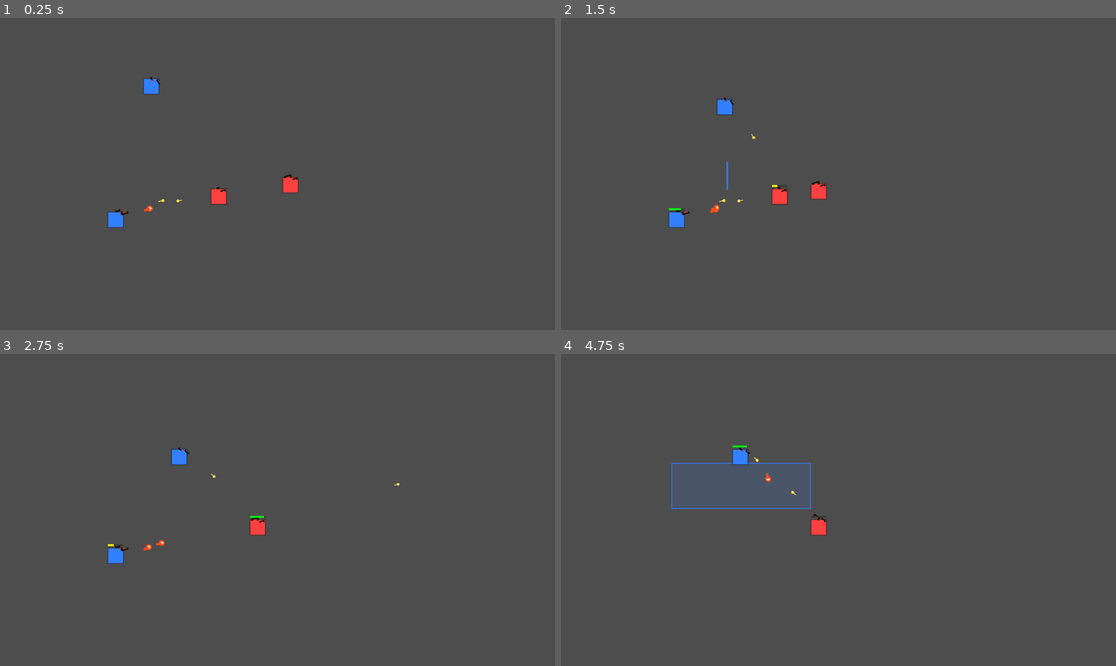
Above: before the commit, frames 1-4 (two rows, left to right).
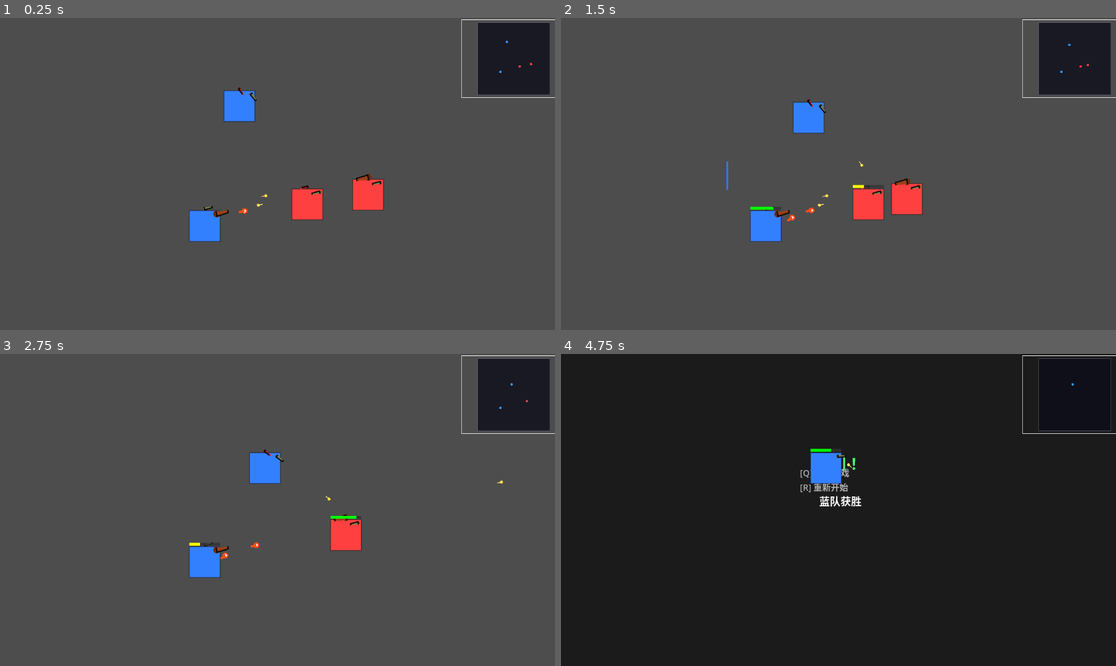
Above: after the commit, the same moments.

Repository: ZhanXuzhao/SpaceRTS
Game: Godot game, scene res://scenes/main.tscn
The game is run twice, just before and just after one commit, with the same random seed, the same clock (stepped at 60 frames per second) and the same inputs.
Inputs (mouse positions are in pixels of both pictures, inside the frame that each line leads up to):
- Up to frame 1 (0.25 s): no input
- Up to frame 2 (1.5 s): tap Enter at 0.5 s; move the mouse to (960, 158) at 0.52 s; tap R at 0.6 s; click (960, 158) at 0.67 s; drag from (727, 189) to (727, 108) at 1.27 s
- Up to frame 3 (2.75 s): move the mouse to (333, 441) at 2.02 s; hold Shift from 2.03 s (still down); click (333, 441) at 2.17 s
- Up to frame 4 (4.75 s): release Shift at 2.75 s; drag from (810, 572) to (677, 556) at 2.77 s; move the mouse to (1005, 556) at 3.52 s; hold A 3.53-4.25 s; tap Q at 3.6 s; click (1005, 556) at 3.67 s; drag from (672, 463) to (810, 506) at 4.27 s

The runs differ from the first frame. In frame 1, 6.1% of the frame differs, in the area x 19-100%, y 0-72%; in frame 2, 6.3%; in frame 3, 5.5%; in frame 4, 100%, in the area x 0-100%, y 0-100%.
Error after the commit: Invalid assignment of property or key 'is_selected' with value of type 'bool' on a base object of type 'previously freed'. (res://scripts/main.gd:289)

Commit message:
Double unit size, add camera zoom/edge-scroll/minimap

Diff:
--- a/scripts/main.gd
+++ b/scripts/main.gd
@@ -12,6 +12,7 @@
 
 # ----- 框选状态 -----
 var _is_dragging: bool = false
+## 拖拽起止点（世界坐标）
 var _drag_start: Vector2 = Vector2.ZERO
 var _drag_end: Vector2 = Vector2.ZERO
 
@@ -20,6 +21,11 @@
 
 # ----- A 键攻击模式 -----
 var _attack_cursor_mode: bool = false
+
+# ----- 相机 -----
+var _camera: Camera2D
+var _zoom_target: float = 1.0
+var _minimap_node: Node2D
 
 # ----- 游戏结束状态 -----
 var _game_over: bool = false
@@ -27,13 +33,59 @@
 
 
 func _ready() -> void:
+	# 相机
+	_camera = Camera2D.new()
+	_camera.name = "Camera2D"
+	_camera.enabled = true
+	_camera.anchor_mode = Camera2D.ANCHOR_MODE_DRAG_CENTER
+	_camera.global_position = Vector2(400, 300)
+	add_child(_camera)
+	_camera.make_current()
+
+	# 小地图（CanvasLayer 不受相机影响）
+	var canvas_layer = CanvasLayer.new()
+	canvas_layer.name = "MinimapLayer"
+	add_child(canvas_layer)
+	_minimap_node = Node2D.new()
+	_minimap_node.set_script(preload("res://scripts/minimap.gd"))
+	canvas_layer.add_child(_minimap_node)
+
 	_spawn_units()
 
 
-func _process(_delta: float) -> void:
+func _process(delta: float) -> void:
 	if _game_over:
 		return
 	_check_game_over()
+
+	# ---- 边缘滚屏 ----
+	_edge_scroll(delta)
+
+	# ---- 相机平滑缩放 ----
+	_camera.zoom = _camera.zoom.lerp(Vector2(_zoom_target, _zoom_target), delta * 8.0)
+
+	# ---- 更新小地图 ----
+	_minimap_node.units = _units
+	_minimap_node.camera_pos = _camera.global_position
+	_minimap_node.camera_zoom = _camera.zoom
+	_minimap_node.queue_redraw()
+
+
+func _edge_scroll(delta: float) -> void:
+	var viewport_size = get_viewport().get_visible_rect().size
+	var mouse_pos = get_viewport().get_mouse_position()
+	var edge_size := 30
+	var scroll_speed: float = 400.0 * delta / _camera.zoom.x
+
+	if mouse_pos.x < edge_size:
+		_camera.global_position.x -= scroll_speed
+	elif mouse_pos.x > viewport_size.x - edge_size:
+		_camera.global_position.x += scroll_speed
+
+	if mouse_pos.y < edge_size:
+		_camera.global_position.y -= scroll_speed
+	elif mouse_pos.y > viewport_size.y - edge_size:
+		_camera.global_position.y += scroll_speed
 
 
 func _check_game_over() -> void:
@@ -66,7 +118,7 @@
 				get_tree().reload_current_scene()
 			elif event.keycode == KEY_Q:
 				get_tree().quit()
-		return  # 游戏结束后忽略其他输入
+		return
 
 	# ---- 键盘：A 键切换攻击光标模式 ----
 	if event is InputEventKey and event.pressed:
@@ -77,23 +129,28 @@
 			_attack_cursor_mode = false
 			queue_redraw()
 
+	# ---- 鼠标滚轮缩放 ----
+	if event is InputEventMouseButton:
+		if event.button_index == MOUSE_BUTTON_WHEEL_UP:
+			_zoom_target = clamp(_zoom_target * 1.1, 0.3, 3.0)
+		elif event.button_index == MOUSE_BUTTON_WHEEL_DOWN:
+			_zoom_target = clamp(_zoom_target / 1.1, 0.3, 3.0)
+
 	# ---- 左键按下 ----
 	if event is InputEventMouseButton and event.button_index == MOUSE_BUTTON_LEFT:
 		if event.pressed:
 			if _attack_cursor_mode:
-				# A 模式：左键 = 攻击/攻击移动
 				_handle_attack_click(event.position)
 				_attack_cursor_mode = false
 				queue_redraw()
 			else:
-				# 正常模式：开始框选
+				# 正常模式：开始框选（存世界坐标）
 				_is_dragging = true
-				_drag_start = event.position
-				_drag_end = event.position
+				_drag_start = _screen_to_world(event.position)
+				_drag_end = _drag_start
 				if not Input.is_key_pressed(KEY_SHIFT):
 					_clear_selection()
 		else:
-			# 左键松开：结束框选（仅当确实在拖拽时）
 			if _is_dragging:
 				_is_dragging = false
 				_apply_selection()
@@ -101,132 +158,116 @@
 
 	# ---- 鼠标移动（拖拽中更新选框） ----
 	if event is InputEventMouseMotion and _is_dragging:
-		_drag_end = event.position
+		_drag_end = _screen_to_world(event.position)
 		queue_redraw()
 
-	# ---- 右键：移动选中单位 / 攻击敌人 ----
+	# ---- 右键：移动/攻击 ----
 	if event is InputEventMouseButton and event.button_index == MOUSE_BUTTON_RIGHT:
 		if event.pressed and _selected_units.size() > 0:
-			# 取消攻击光标模式
 			_attack_cursor_mode = false
 			_handle_right_click(event.position)
 
 
+func _screen_to_world(screen_pos: Vector2) -> Vector2:
+	return get_viewport().canvas_transform.affine_inverse() * screen_pos
+
+
 func _handle_attack_click(screen_pos: Vector2) -> void:
-	"""A 键模式下的左键处理"""
-	var enemy = _find_enemy_at_position(screen_pos)
+	var world_pos = _screen_to_world(screen_pos)
+	var enemy = _find_enemy_at_world(world_pos)
 	if enemy != null:
-		# 点击了敌方单位 → 攻击
 		for unit in _selected_units:
 			unit.attack_target(enemy)
 	else:
-		# 点击了地面 → 攻击移动
-		var world_pos = get_global_mouse_position()
 		for unit in _selected_units:
 			unit.attack_move_to(world_pos)
 
 
 func _handle_right_click(screen_pos: Vector2) -> void:
-	"""右键处理：点敌 = 攻击，点地 = 移动"""
-	var enemy = _find_enemy_at_position(screen_pos)
+	var world_pos = _screen_to_world(screen_pos)
+	var enemy = _find_enemy_at_world(world_pos)
 	if enemy != null:
-		# 右键敌方单位 → 攻击
 		for unit in _selected_units:
 			unit.attack_target(enemy)
 	else:
-		# 右键地面 → 移动
-		var world_pos = get_global_mouse_position()
 		for unit in _selected_units:
 			unit.move_to(world_pos)
 
 
-func _find_enemy_at_position(screen_pos: Vector2) -> Unit:
-	"""在屏幕位置查找敌方单位（红队）"""
+func _find_enemy_at_world(world_pos: Vector2) -> Unit:
 	for unit in _units:
 		if unit.team != Unit.Team.RED:
 			continue
 		if unit.health <= 0:
 			continue
-		var unit_rect = _get_unit_screen_rect(unit)
-		if unit_rect and unit_rect.has_point(screen_pos):
+		var half = Vector2(32, 32)
+		var unit_rect = Rect2(unit.global_position - half, half * 2)
+		if unit_rect.has_point(world_pos):
 			return unit
 	return null
 
 
 func _draw() -> void:
-	# ---- 游戏结束画面 ----
+	# ---- 游戏结束画面（相机空间） ----
 	if _game_over:
-		# 半透明遮罩
-		var viewport_size = get_viewport().get_visible_rect().size
-		draw_rect(Rect2(Vector2.ZERO, viewport_size), Color(0, 0, 0, 0.65), true)
-
-		# 结果标题
-		var center = viewport_size / 2
+		var cam_pos = _camera.global_position
+		var vsize = get_viewport().get_visible_rect().size / _camera.zoom
+		var top_left = cam_pos - vsize / 2
+		var overlay = Rect2(top_left, vsize)
+		draw_rect(overlay, Color(0, 0, 0, 0.65), true)
+
+		var center = cam_pos
 		var is_victory = _winner == "蓝队"
 		var title = "胜利！" if is_victory else "失败！"
 		var title_color = Color(0.3, 1.0, 0.5) if is_victory else Color(1.0, 0.3, 0.3)
-
-		# 使用简单的字符串绘制（Godot 4 需要 Font）
 		var font = ThemeDB.fallback_font
 		var title_size = font.get_string_size(title, HORIZONTAL_ALIGNMENT_CENTER, -1, 32)
 		font.draw_string(get_canvas_item(), center - title_size / 2 - Vector2(0, 60), title,
 			HORIZONTAL_ALIGNMENT_CENTER, -1, 32, title_color)
-
-		# 副标题
 		var subtitle = _winner + "获胜"
 		font.draw_string(get_canvas_item(), center - Vector2(40, 10), subtitle,
 			HORIZONTAL_ALIGNMENT_CENTER, -1, 22, Color.WHITE)
-
-		# 操作提示
 		font.draw_string(get_canvas_item(), center - Vector2(80, 40), "[R] 重新开始",
 			HORIZONTAL_ALIGNMENT_CENTER, -1, 18, Color(0.7, 0.7, 0.7))
 		font.draw_string(get_canvas_item(), center - Vector2(80, 70), "[Q] 退出游戏",
 			HORIZONTAL_ALIGNMENT_CENTER, -1, 18, Color(0.7, 0.7, 0.7))
-
-		return  # 游戏结束时不再绘制选框和十字
-
-	# 框选矩形
+		return
+
+	# 框选矩形（世界坐标绘制）
 	if _is_dragging:
 		var rect = _get_drag_rect()
 		if rect.has_area():
 			draw_rect(rect, Color(0.2, 0.5, 1.0, 0.15), true)
 			draw_rect(rect, Color(0.2, 0.5, 1.0, 0.8), false, 1.5)
 
-	# 攻击光标模式提示
+	# 攻击光标模式提示（屏幕坐标 → 转世界坐标）
 	if _attack_cursor_mode:
-		var mouse_pos = get_local_mouse_position()
-		# 红色十字
+		var world_mouse = _screen_to_world(get_viewport().get_mouse_position())
 		const CROSS_SIZE: float = 12.0
 		var cross_color = Color(1.0, 0.2, 0.2, 0.9)
-		draw_line(mouse_pos + Vector2(-CROSS_SIZE, 0), mouse_pos + Vector2(CROSS_SIZE, 0), cross_color, 2.0)
-		draw_line(mouse_pos + Vector2(0, -CROSS_SIZE), mouse_pos + Vector2(0, CROSS_SIZE), cross_color, 2.0)
-		draw_circle(mouse_pos, CROSS_SIZE * 0.6, cross_color, false, 1.5)
+		draw_line(world_mouse + Vector2(-CROSS_SIZE, 0), world_mouse + Vector2(CROSS_SIZE, 0), cross_color, 2.0)
+		draw_line(world_mouse + Vector2(0, -CROSS_SIZE), world_mouse + Vector2(0, CROSS_SIZE), cross_color, 2.0)
+		draw_circle(world_mouse, CROSS_SIZE * 0.6, cross_color, false, 1.5)
 
 
 func _get_drag_rect() -> Rect2:
 	return Rect2(
-		Vector2(
-			min(_drag_start.x, _drag_end.x),
-			min(_drag_start.y, _drag_end.y)
-		),
-		Vector2(
-			abs(_drag_end.x - _drag_start.x),
-			abs(_drag_end.y - _drag_start.y)
-		)
+		Vector2(min(_drag_start.x, _drag_end.x), min(_drag_start.y, _drag_end.y)),
+		Vector2(abs(_drag_end.x - _drag_start.x), abs(_drag_end.y - _drag_start.y))
 	)
 
 
 func _apply_selection() -> void:
 	var drag_rect = _get_drag_rect()
 
-	# 如果拖拽距离太小视为点击选单个单位
 	if drag_rect.size.length() < 10.0:
-		var click_pos = _drag_start
+		var click_world = _drag_start
 		for unit in _units:
 			if unit.team != Unit.Team.BLUE:
 				continue
-			var unit_rect = _get_unit_screen_rect(unit)
-			if unit_rect and unit_rect.has_point(click_pos):
+			var half = Vector2(32, 32)
+			var unit_rect = Rect2(unit.global_position - half, half * 2)
+			if unit_rect.has_point(click_world):
 				unit.is_selected = true
 				if unit not in _selected_units:
 					_selected_units.append(unit)
@@ -234,28 +275,13 @@
 		_clear_selection()
 		return
 
-	# 框选：选中选框内所有蓝队单位
 	for unit in _units:
 		if unit.team != Unit.Team.BLUE:
 			continue
-		var unit_screen_pos = _to_screen(unit.global_position)
-		if drag_rect.has_point(unit_screen_pos):
+		if drag_rect.has_point(unit.global_position):
 			if not unit.is_selected:
 				unit.is_selected = true
 				_selected_units.append(unit)
-
-
-func _get_unit_screen_rect(unit: Unit) -> Rect2:
-	if unit.collision_shape == null or unit.collision_shape.shape == null:
-		return Rect2()
-	var shape: RectangleShape2D = unit.collision_shape.shape as RectangleShape2D
-	var half_size = shape.size / 2.0
-	var screen_pos = _to_screen(unit.global_position)
-	return Rect2(screen_pos - half_size, shape.size)
-
-
-func _to_screen(world_pos: Vector2) -> Vector2:
-	return get_viewport().canvas_transform * world_pos
 
 
 func _clear_selection() -> void:
@@ -271,11 +297,11 @@
 
 	for i in range(blue_count):
 		var unit = _create_unit(Unit.Team.BLUE)
-		unit.position = Vector2(randf_range(80, 350), randf_range(80, 520))
+		unit.position = Vector2(randf_range(100, 350), randf_range(100, 500))
 
 	for i in range(red_count):
 		var unit = _create_unit(Unit.Team.RED)
-		unit.position = Vector2(randf_range(450, 720), randf_range(80, 520))
+		unit.position = Vector2(randf_range(450, 700), randf_range(100, 500))
 
 
 func _create_unit(team: Unit.Team) -> Unit:
@@ -289,7 +315,6 @@
 	add_child(unit)
 	_units.append(unit)
 
-	# 为所有槽位随机分配武器
 	for i in range(unit.slot_count):
 		unit._slot_weapons[i] = _random_weapon()
 
--- /dev/null
+++ b/scripts/minimap.gd
@@ -0,0 +1,55 @@
+extends Node2D
+
+## 单位列表引用
+var units: Array = []
+## 相机引用（读取 zoom 和 position）
+var camera_pos: Vector2 = Vector2.ZERO
+var camera_zoom: Vector2 = Vector2.ONE
+## 世界范围（用于映射到小地图）
+var world_bounds: Rect2 = Rect2(0, 0, 800, 600)
+
+const MAP_SIZE: Vector2 = Vector2(150, 150)
+const MAP_MARGIN: float = 10.0
+
+
+func _draw() -> void:
+	var viewport_size = get_viewport().get_visible_rect().size
+	var map_pos = Vector2(viewport_size.x - MAP_SIZE.x - MAP_MARGIN, MAP_MARGIN)
+	var map_rect = Rect2(map_pos, MAP_SIZE)
+
+	# 背景
+	draw_rect(map_rect, Color(0.05, 0.05, 0.1, 0.8), true)
+	draw_rect(map_rect, Color(0.4, 0.4, 0.5, 0.6), false, 1.0)
+
+	# 绘制单位
+	for unit in units:
+		if not is_instance_valid(unit) or unit.health <= 0:
+			continue
+		var mm_pos = _world_to_minimap(unit.global_position, map_pos)
+		if not map_rect.has_point(mm_pos):
+			continue
+		var color = Color(0.2, 0.6, 1.0) if unit.team == Unit.Team.BLUE else Color(1.0, 0.25, 0.25)
+		if unit.is_selected:
+			color = Color(0.2, 1.0, 0.4)
+		draw_circle(mm_pos, 2.5, color)
+
+	# 相机视野框
+	var cam_rect = _get_camera_viewport_rect()
+	if cam_rect:
+		var mm_cam_pos = _world_to_minimap(cam_rect.position, map_pos)
+		var mm_cam_size = cam_rect.size * (MAP_SIZE / world_bounds.size)
+		draw_rect(Rect2(mm_cam_pos, mm_cam_size), Color.WHITE, false, 1.0)
+
+
+func _world_to_minimap(world: Vector2, map_pos: Vector2) -> Vector2:
+	var ratio = MAP_SIZE / world_bounds.size
+	return map_pos + (world - world_bounds.position) * ratio
+
+
+func _get_camera_viewport_rect() -> Rect2:
+	var viewport_size = get_viewport().get_visible_rect().size
+	# 视野大小 = 视口尺寸 / 缩放
+	var world_view_size = viewport_size / camera_zoom
+	# 视野左上角 = 相机位置 - 视野一半（相机居中于视口）
+	var top_left = camera_pos - world_view_size / 2
+	return Rect2(top_left, world_view_size)
--- a/scripts/unit.gd
+++ b/scripts/unit.gd
@@ -30,16 +30,16 @@
 ## 槽位冷却计时器
 var _slot_cooldowns: Array[float] = []
 
-## 8 个槽位在单位周围的偏移位置
+## 8 个槽位在单位周围的偏移位置（64x64 单位）
 const SLOT_OFFSETS: Array[Vector2] = [
-	Vector2(0, -18),     # 0: 上
-	Vector2(13, -13),    # 1: 右上
-	Vector2(18, 0),      # 2: 右
-	Vector2(13, 13),     # 3: 右下
-	Vector2(0, 18),      # 4: 下
-	Vector2(-13, 13),    # 5: 左下
-	Vector2(-18, 0),     # 6: 左
-	Vector2(-13, -13),   # 7: 左上
+	Vector2(0, -36),     # 0: 上
+	Vector2(25, -25),    # 1: 右上
+	Vector2(36, 0),      # 2: 右
+	Vector2(25, 25),     # 3: 右下
+	Vector2(0, 36),      # 4: 下
+	Vector2(-25, 25),    # 5: 左下
+	Vector2(-36, 0),     # 6: 左
+	Vector2(-25, -25),   # 7: 左上
 ]
 
 # ----- 攻击指令相关 -----
@@ -71,7 +71,7 @@
 		_slot_cooldowns[i] = 0.0
 
 	var shape = RectangleShape2D.new()
-	shape.size = Vector2(32, 32)
+	shape.size = Vector2(64, 64)
 	collision_shape.shape = shape
 
 
@@ -218,7 +218,7 @@
 	var desired_velocity = direction * speed
 
 	var separation = Vector2.ZERO
-	const SEPARATION_RADIUS: float = 40.0
+	const SEPARATION_RADIUS: float = 80.0
 	for other in _all_units:
 		if other == self or not is_instance_valid(other) or other.health <= 0:
 			continue
@@ -310,7 +310,7 @@
 
 func _draw() -> void:
 	# 单位本体
-	var rect = Rect2(-16, -16, 32, 32)
+	var rect = Rect2(-32, -32, 64, 64)
 	var base_color = unit_color
 	if is_selected:
 		base_color = Color(0.5, 0.7, 1.0)
@@ -336,9 +336,9 @@
 
 	# 血条
 	if health < max_health:
-		var bar_width = 32.0
-		var bar_height = 4.0
-		var bar_y = -24.0
+		var bar_width = 64.0
+		var bar_height = 6.0
+		var bar_y = -40.0
 		draw_rect(Rect2(-bar_width / 2, bar_y, bar_width, bar_height), Color(0.2, 0.2, 0.2, 0.8), true)
 		var health_pct = health / max_health
 		var fill_color: Color
@@ -352,10 +352,10 @@
 
 	# 选中标记
 	if is_selected:
-		var sel_rect = Rect2(-20, -20, 40, 40)
+		var sel_rect = Rect2(-38, -38, 76, 76)
 		draw_rect(sel_rect, Color(0.2, 1.0, 0.4, 0.6), false, 2.0)
-		var corner_len = 6
-		var d = 20
+		var corner_len = 10
+		var d = 38
 		draw_line(Vector2(-d, -d + corner_len), Vector2(-d, -d), Color(0.2, 1.0, 0.4), 2.0)
 		draw_line(Vector2(-d, -d), Vector2(-d + corner_len, -d), Color(0.2, 1.0, 0.4), 2.0)
 		draw_line(Vector2(d, -d + corner_len), Vector2(d, -d), Color(0.2, 1.0, 0.4), 2.0)
@@ -374,16 +374,16 @@
 
 	match w.weapon_type:
 		Weapon.WeaponType.BULLET:
-			barrel_len = 8.0
-			barrel_width = 2.5
+			barrel_len = 16.0
+			barrel_width = 5.0
 			color = Color(0.5, 0.5, 0.3)
 		Weapon.WeaponType.MISSILE:
-			barrel_len = 12.0
-			barrel_width = 5.0
+			barrel_len = 24.0
+			barrel_width = 10.0
 			color = Color(0.6, 0.25, 0.1)
 		Weapon.WeaponType.LASER:
-			barrel_len = 7.0
-			barrel_width = 2.0
+			barrel_len = 14.0
+			barrel_width = 4.0
 			color = Color(0.7, 0.1, 0.1)
 
 	# 底座
Not shown, added: scripts/minimap.gd.uid
